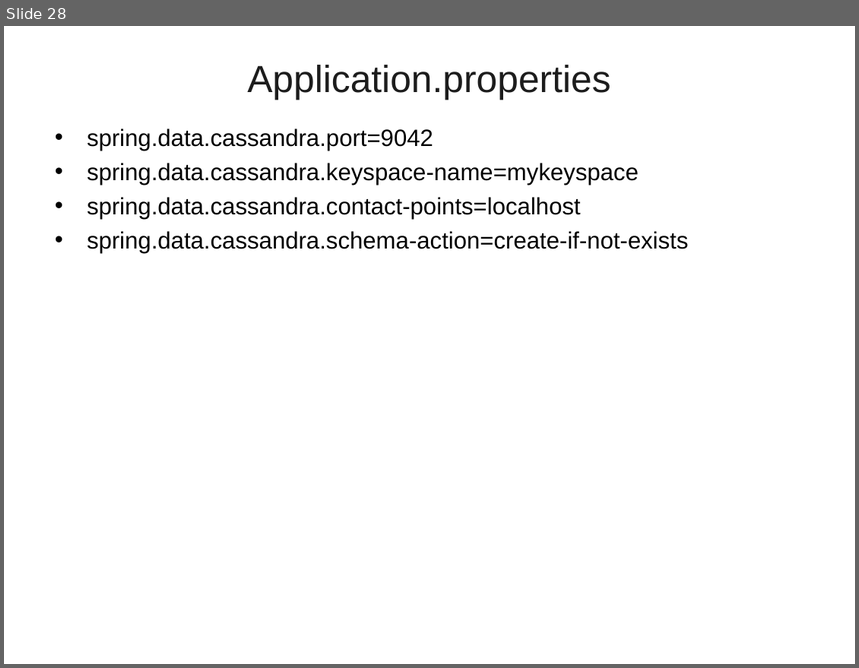
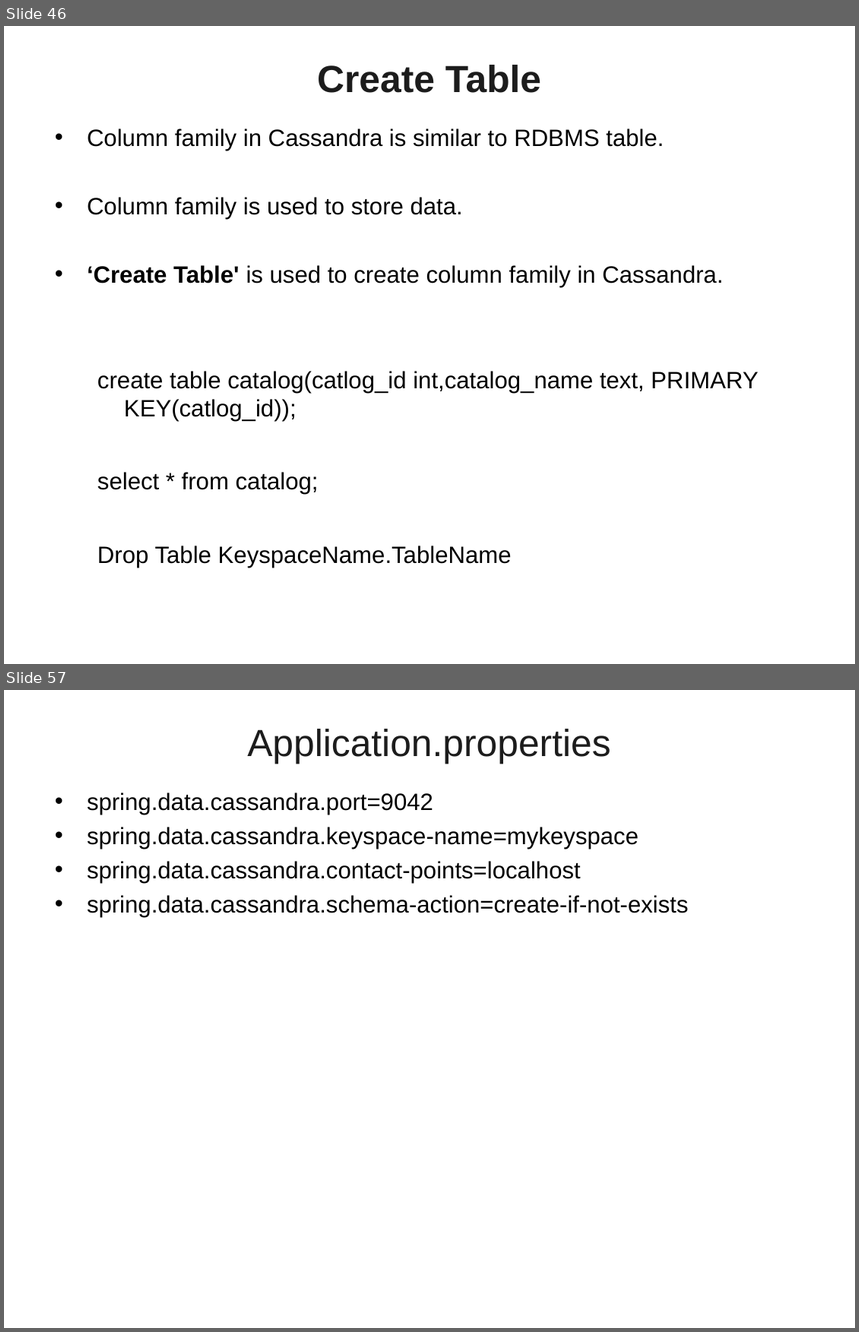
Before and after one commit to vicky-sai/PPTs, a slide deck: SpringData_NoSQL.ppt. Shown one above the other, each under a label of ours: slide 28 before the commit, slides 46 and 57 after it; the slides between them are not shown. The pictures are 859x668 and 859x1332 pixels, drawn with LibreOffice and Linux fonts; fonts in the diff are those of the drawing; background and template pictures are left out. Boxes give left, top, right and bottom in pixels: in the first picture for what was removed or moved away, otherwise in the second. Text is boxed around its words. In the diff, an @@ line names an element or a change of style, - is before the commit and + after.

```diff
--- a/SpringData_NoSQL.ppt
+++ b/SpringData_NoSQL.ppt
@@ slide 46 added at (4,26,855,664), background picture (left out) @@
@@ title added at (317,65,541,93), 32 pt, text #1C1C1C, bold @@
+Create Table
@@ text added at (87,129,758,568), 20 pt, text #000000 @@
+• Column family in Cassandra is similar to RDBMS table.
+• Column family is used to store data.
+• ‘Create Table' is used to create column family in Cassandra.
+  create table catalog(catlog_id int,catalog_name text, PRIMARY KEY(catlog_id));
+  select * from catalog;
+  Drop Table KeyspaceName.TableName
@@ what was slide 28 is now slide 57 @@
```
Also in this commit, not shown: 1 slide changed, 28 other slides added, 3 slides removed.
